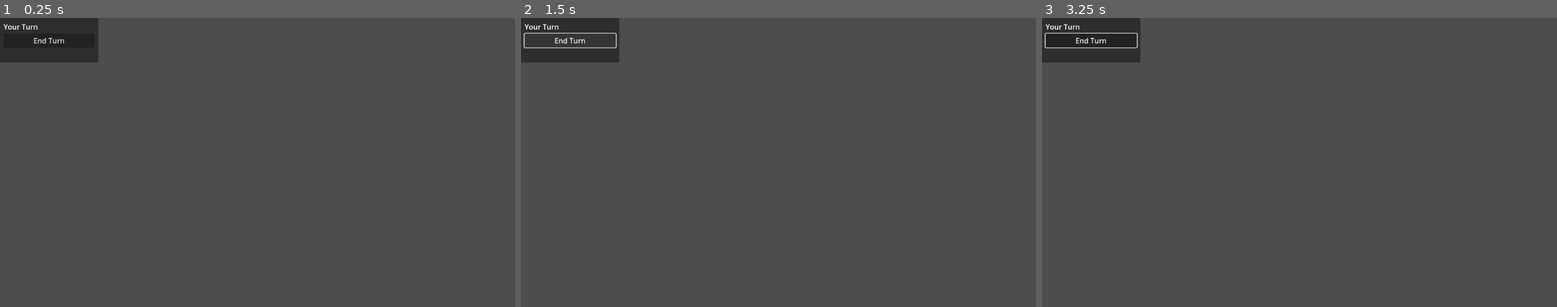
Above: before the commit, frames 1-3 (left to right).
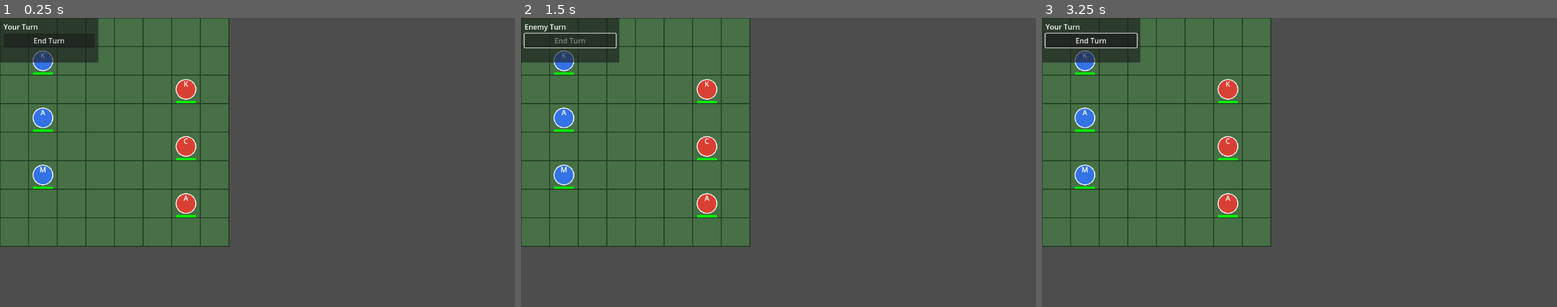
Above: after the commit, the same moments.

Repository: PatrikZhong/kgs-feh-like
Game: Godot game, scene res://scenes/battle/BattleMap.tscn
The game is run twice, just before and just after one commit, with the same random seed, the same clock (stepped at 60 frames per second) and the same inputs. This scene is started directly instead of the project's main scene.
Inputs (mouse positions are in pixels of both pictures, inside the frame that each line leads up to):
- Up to frame 1 (0.25 s): no input
- Up to frame 2 (1.5 s): click "End Turn" at 0.5 s; click (572, 41) at 1.25 s, where only the run before the commit has a clickable "End Turn"
- Up to frame 3 (3.25 s): click "End Turn" at 2 s; tap Enter at 2.75 s; move the mouse to (1412, 148) at 2.77 s; click (1412, 148) at 2.92 s

The runs differ from the first frame. In frame 1, 32% of the frame differs, in the area x 0-45%, y 0-80%; in frame 2, 32%; in frame 3, 32%.
Error before the commit: Parse Error: The function signature doesn't match the parent. Parent signature is "get_path_to(Node, bool = <default>) -> NodePath". (res://scripts/battle/Grid…

Commit message:
Fix three runtime compile errors
- GridManager: rename get_path_to -> get_astar_path (conflicted with Node built-in)
- GridManager: explicit Vector2i type on loop var n in _get_neighbors
- BattleMap: explicit int type on dist in _check_attack
- EnemyAI: update call site to get_astar_path

Diff:
--- a/scripts/battle/BattleMap.gd
+++ b/scripts/battle/BattleMap.gd
@@ -139,7 +139,7 @@
 	for enemy in enemy_units:
 		if not is_instance_valid(enemy):
 			continue
-		var dist := abs(unit.grid_cell.x - enemy.grid_cell.x) + abs(unit.grid_cell.y - enemy.grid_cell.y)
+		var dist: int = abs(unit.grid_cell.x - enemy.grid_cell.x) + abs(unit.grid_cell.y - enemy.grid_cell.y)
 		if dist <= unit.data.attack_range:
 			perform_combat(unit, enemy)
 			break
--- a/scripts/battle/EnemyAI.gd
+++ b/scripts/battle/EnemyAI.gd
@@ -59,7 +59,7 @@
 
 	# Temporarily unblock the enemy's own cell for pathfinding
 	grid_mgr.set_cell_solid(enemy.grid_cell, false)
-	var path: Array = grid_mgr.get_path_to(enemy.grid_cell, target.grid_cell)
+	var path: Array = grid_mgr.get_astar_path(enemy.grid_cell, target.grid_cell)
 	grid_mgr.set_cell_solid(enemy.grid_cell, true)
 
 	if path.is_empty():
--- a/scripts/battle/GridManager.gd
+++ b/scripts/battle/GridManager.gd
@@ -109,7 +109,7 @@
 func _get_neighbors(cell: Vector2i) -> Array[Vector2i]:
 	var result: Array[Vector2i] = []
 	for d in [Vector2i(0, -1), Vector2i(0, 1), Vector2i(-1, 0), Vector2i(1, 0)]:
-		var n := cell + d
+		var n: Vector2i = cell + d
 		if is_in_bounds(n):
 			result.append(n)
 	return result
@@ -118,7 +118,7 @@
 # Pathfinding (A*)
 # ---------------------------------------------------------------------------
 
-func get_path_to(from: Vector2i, to: Vector2i) -> Array[Vector2i]:
+func get_astar_path(from: Vector2i, to: Vector2i) -> Array[Vector2i]:
 	if not is_in_bounds(from) or not is_in_bounds(to):
 		return []
 	return _astar.get_id_path(from, to)
